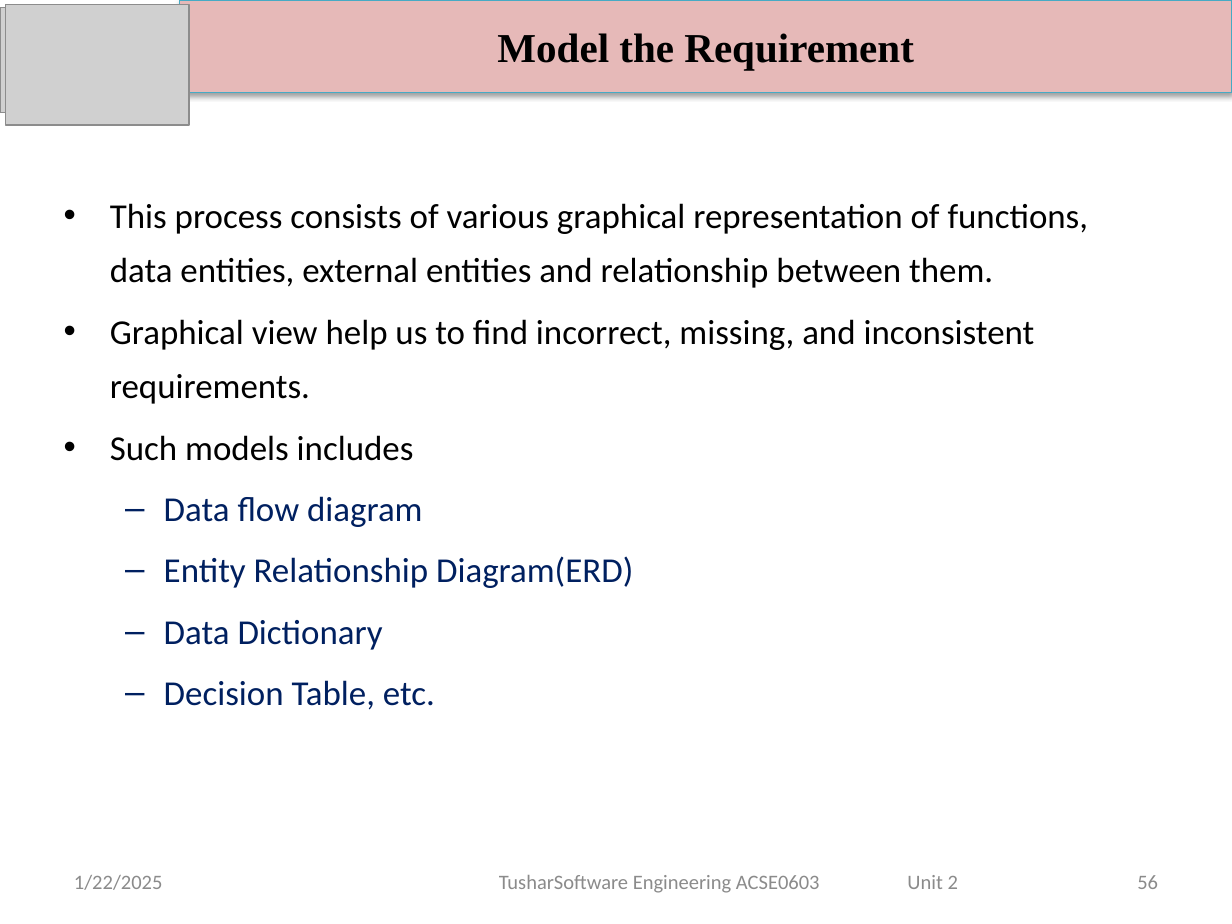
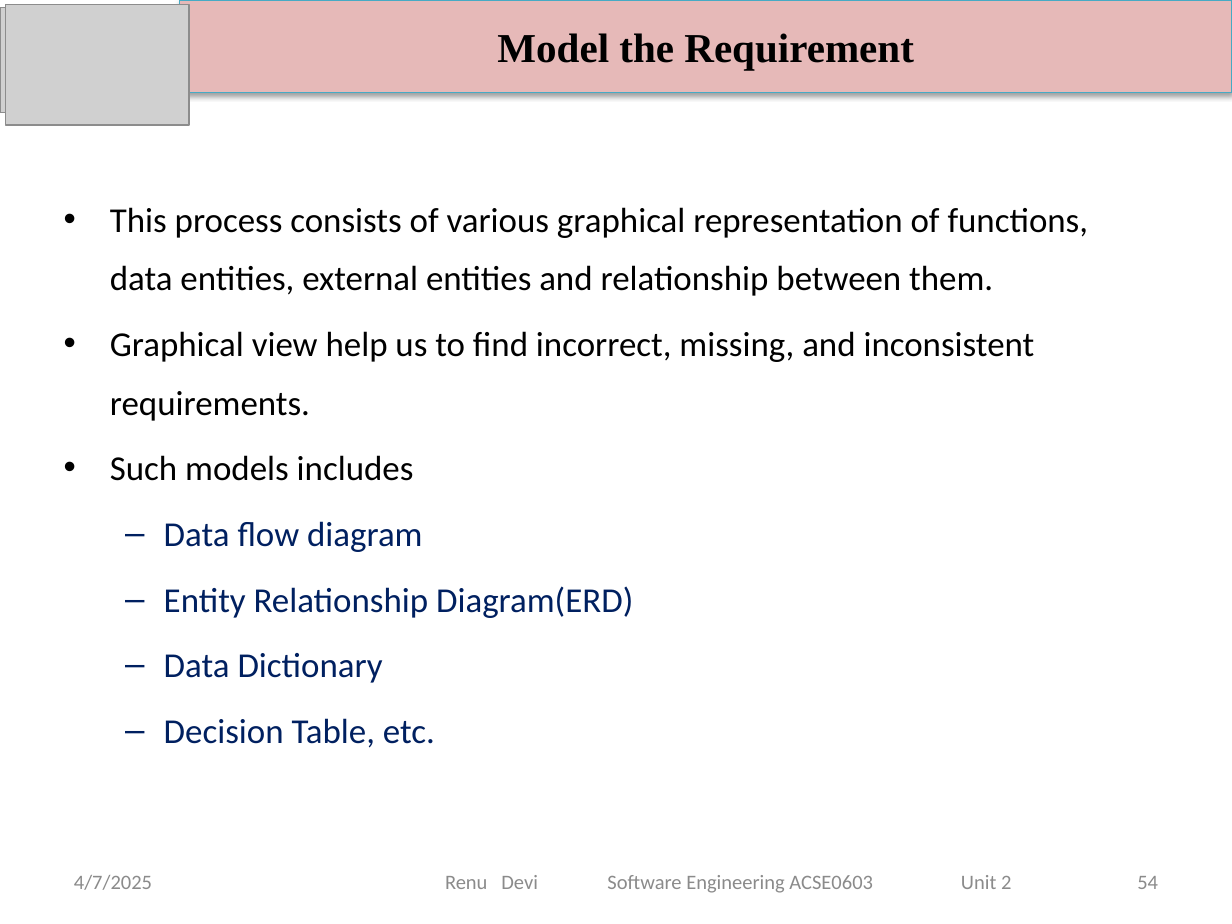
Before and after one commit to DevGoyalG/NIET-Study-Material, a slide deck: slide 54 of CSE (Artificial Intelligence and Machine Learning)/Third Year/Sixth Semester/PPTs/Software Engineering/SE - Unit 2.pptx (slide 56 before the commit). Drawn at 1232x924 pixels with LibreOffice and Linux fonts; fonts in the diff are those of the drawing; grey boxes stand for pictures. Boxes give left, top, right and bottom in pixels: in the first picture for what was removed or moved away, otherwise in the second. Text is boxed around its words. In the diff, an @@ line names an element or a change of style, - is before the commit and + after.

```diff
--- a/CSE (Artificial Intelligence and Machine Learning)/Third Year/Sixth Semester/PPTs/Software Engineering/SE - Unit 2.pptx
+++ b/CSE (Artificial Intelligence and Machine Learning)/Third Year/Sixth Semester/PPTs/Software Engineering/SE - Unit 2.pptx
@@ text "This process consists of various ..." at bbox=[110, 207, 1089, 748]: line spacing 1.3 to 1.4 @@
@@ text at bbox=[74, 875, 152, 890]: text changed @@
-1/22/2025
+4/7/2025
@@ text at bbox=[445, 875, 1011, 893]: text changed @@
-TusharSoftware Engineering ACSE0603 Unit 2
+Renu Devi Software Engineering ACSE0603 Unit 2
@@ page number at bbox=[1137, 876, 1158, 889]: text changed @@
-56
+54
```
Also in this commit, not shown: 128 other slides changed, 3 slides added, 4 slides removed, 4 other files.
